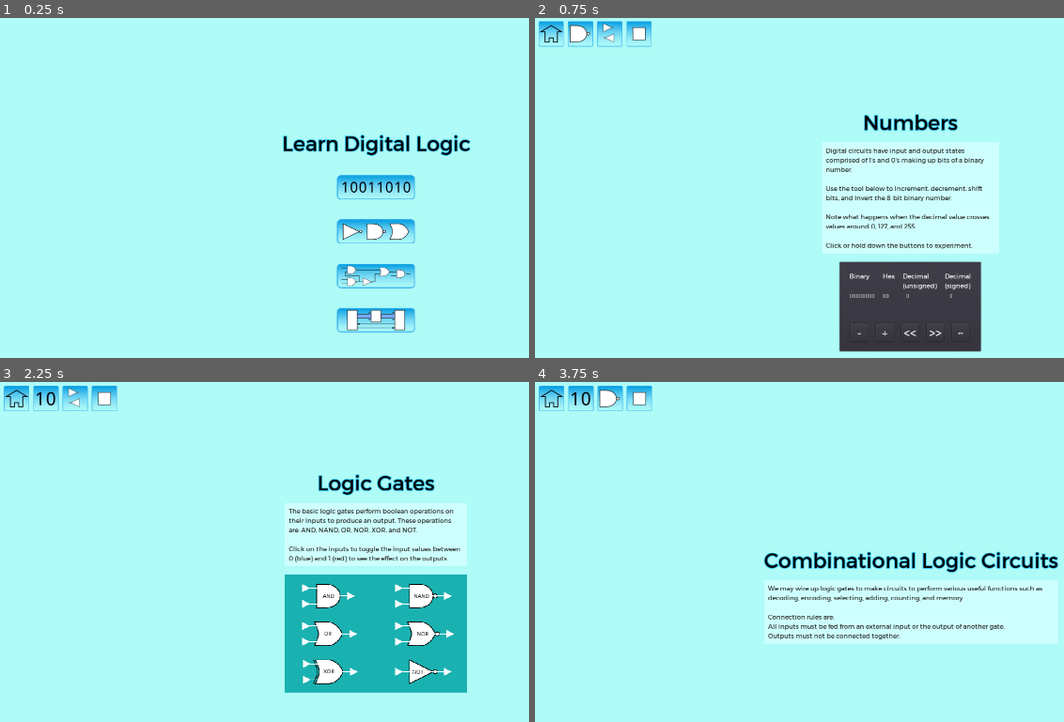
Above: before the commit, frames 1-4 (two rows, left to right).
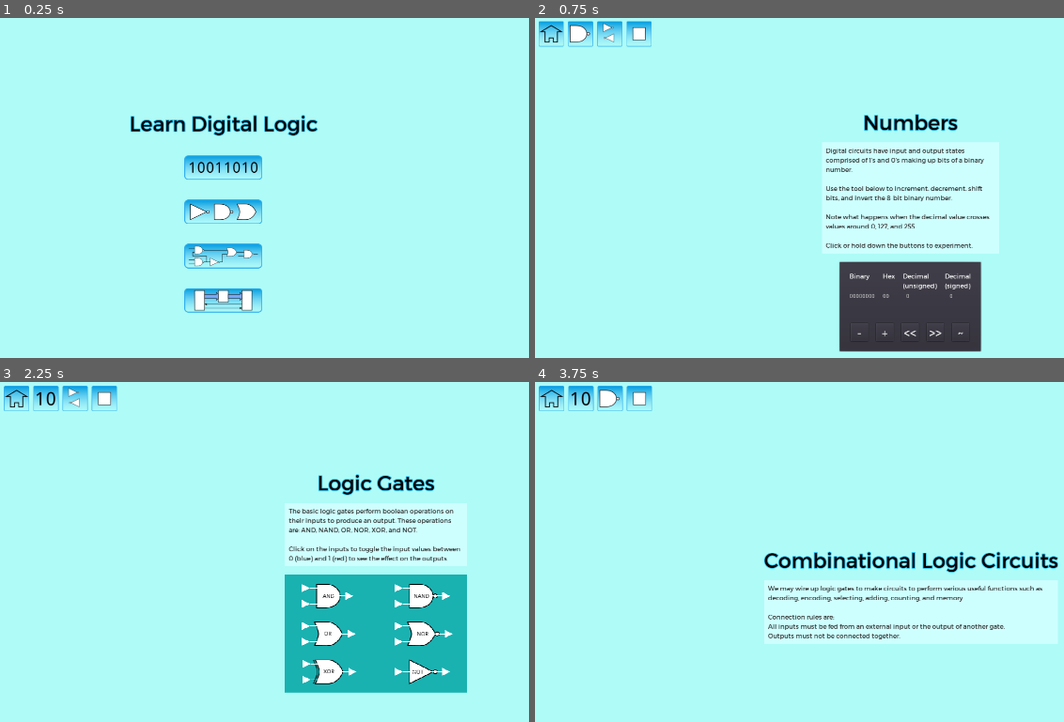
Above: after the commit, the same moments.

Repository: andrew-wilkes/digital-logic
Game: Godot game, scene res://Main.tscn
The game is run twice, just before and just after one commit, with the same random seed, the same clock (stepped at 60 frames per second) and the same inputs.
Inputs (mouse positions are in pixels of both pictures, inside the frame that each line leads up to; where the layout moved, square brackets give the same spot in the first picture):
- Up to frame 1 (0.25 s): no input
- Up to frame 2 (0.75 s): click (757, 167) [910, 188] at 0.5 s
- Up to frame 3 (2.25 s): click (15, 399) at 1.25 s; click (222, 575) [375, 596] at 2 s
- Up to frame 4 (3.75 s): click (550, 399) at 2.75 s; click (757, 620) [910, 640] at 3.5 s

The runs differ from the first frame. In frame 1, 9.2% of the frame differs, in the area x 24-89%, y 28-93%; in frame 2, nothing differs; in frame 3, 0.2%; in frame 4, nothing differs.

Commit message:
Add region around each part

Diff:
--- a/game/Circuit.gd
+++ b/game/Circuit.gd
@@ -26,7 +26,7 @@
 func part_picked(node):
 	# Should receive a duplicate of the node that was clicked
 	set_part_moving(node)
-	add_child(part)
+	$Parts.add_child(part)
 	part.connect("picked", self, "set_part_moving")
 	part.connect("dropped", self, "part_dropped")
 	part.connect("doubleclick", self, "part_delete")
--- a/game/Circuit.tscn
+++ b/game/Circuit.tscn
@@ -11,11 +11,13 @@
 
 [node name="Wires" type="Node2D" parent="."]
 
+[node name="Parts" type="Node2D" parent="."]
+
 [node name="PartsPicker" parent="." instance=ExtResource( 1 )]
 
 [node name="Area2D" type="Area2D" parent="."]
 
 [node name="CollisionShape2D" type="CollisionShape2D" parent="Area2D"]
-position = Vector2( 955, 577 )
+position = Vector2( 966.519, 575.848 )
 shape = SubResource( 1 )
 [connection signal="input_event" from="Area2D" to="." method="_on_Area2D_input_event"]
--- a/game/Main.tscn
+++ b/game/Main.tscn
@@ -10,8 +10,10 @@
 [node name="Main" type="CenterContainer"]
 anchor_right = 1.0
 anchor_bottom = 1.0
-margin_left = 1.10803
-margin_right = 1.10803
+margin_left = -384.774
+margin_top = -49.5311
+margin_right = -384.774
+margin_bottom = -49.531
 script = ExtResource( 1 )
 __meta__ = {
 "_edit_use_anchors_": false
--- a/game/g.gd
+++ b/game/g.gd
@@ -4,7 +4,7 @@
 const COLOR_LOW = Color.blue
 const COLOR_ACTIVE = Color.green
 const COLOR_UNDEFINED = Color.white
-const GRID_SIZE = 16
+const GRID_SIZE = 10
 
 var wire = null
 
--- a/game/parts/Part.gd
+++ b/game/parts/Part.gd
@@ -17,6 +17,13 @@
 var v_spacing
 var color
 var use_state = false
+
+func get_extents():
+	return {
+		"min": $Region.rect_position,
+		"max": $Region.rect_position + $Region.rect_size
+	}
+
 
 func connect_signals():
 	# warning-ignore:return_value_discarded
--- a/game/parts/aAND.tscn
+++ b/game/parts/aAND.tscn
@@ -42,3 +42,13 @@
 
 [node name="CollisionShape2D" type="CollisionShape2D" parent="Area2D"]
 shape = SubResource( 1 )
+
+[node name="Region" type="ReferenceRect" parent="."]
+margin_left = -50.0
+margin_top = -40.0
+margin_right = 40.0
+margin_bottom = 40.0
+mouse_filter = 2
+__meta__ = {
+"_edit_use_anchors_": false
+}
--- a/game/parts/bNAND.tscn
+++ b/game/parts/bNAND.tscn
@@ -42,3 +42,13 @@
 
 [node name="CollisionShape2D" type="CollisionShape2D" parent="Area2D"]
 shape = SubResource( 1 )
+
+[node name="Region" type="ReferenceRect" parent="."]
+margin_left = -50.0
+margin_top = -40.0
+margin_right = 50.0
+margin_bottom = 40.0
+mouse_filter = 2
+__meta__ = {
+"_edit_use_anchors_": false
+}
--- a/game/parts/cOR.tscn
+++ b/game/parts/cOR.tscn
@@ -44,3 +44,13 @@
 [node name="CollisionShape2D" type="CollisionShape2D" parent="Area2D"]
 position = Vector2( 3, 0 )
 shape = SubResource( 1 )
+
+[node name="Region" type="ReferenceRect" parent="."]
+margin_left = -50.0
+margin_top = -40.0
+margin_right = 50.0
+margin_bottom = 40.0
+mouse_filter = 2
+__meta__ = {
+"_edit_use_anchors_": false
+}
--- a/game/parts/dNOR.tscn
+++ b/game/parts/dNOR.tscn
@@ -43,3 +43,13 @@
 [node name="CollisionShape2D" type="CollisionShape2D" parent="Area2D"]
 position = Vector2( 3, 0 )
 shape = SubResource( 1 )
+
+[node name="Region" type="ReferenceRect" parent="."]
+margin_left = -50.0
+margin_top = -40.0
+margin_right = 60.0
+margin_bottom = 40.0
+mouse_filter = 2
+__meta__ = {
+"_edit_use_anchors_": false
+}
--- a/game/parts/eNOT.tscn
+++ b/game/parts/eNOT.tscn
@@ -39,3 +39,13 @@
 
 [node name="CollisionShape2D" type="CollisionShape2D" parent="Area2D"]
 shape = SubResource( 1 )
+
+[node name="Region" type="ReferenceRect" parent="."]
+margin_left = -50.0
+margin_top = -40.0
+margin_right = 50.0
+margin_bottom = 40.0
+mouse_filter = 2
+__meta__ = {
+"_edit_use_anchors_": false
+}
--- a/game/parts/fXOR.tscn
+++ b/game/parts/fXOR.tscn
@@ -43,3 +43,13 @@
 [node name="CollisionShape2D" type="CollisionShape2D" parent="Area2D"]
 position = Vector2( 5, 0 )
 shape = SubResource( 1 )
+
+[node name="Region" type="ReferenceRect" parent="."]
+margin_left = -50.0
+margin_top = -40.0
+margin_right = 50.0
+margin_bottom = 40.0
+mouse_filter = 2
+__meta__ = {
+"_edit_use_anchors_": false
+}
--- a/game/parts/zInput.tscn
+++ b/game/parts/zInput.tscn
@@ -5,19 +5,20 @@
 [ext_resource path="res://parts/misc/Pin.tscn" type="PackedScene" id=3]
 
 [sub_resource type="RectangleShape2D" id=1]
-extents = Vector2( 20.2484, 10.1183 )
+extents = Vector2( 22, 10.118 )
 
 [node name="Input" type="Node2D"]
 script = ExtResource( 1 )
 
 [node name="Symbol" type="Line2D" parent="."]
-position = Vector2( -16, 0 )
+position = Vector2( -15, 0 )
+scale = Vector2( 1.08333, 1 )
 points = PoolVector2Array( 0, 0, 32, 0 )
 width = 2.0
 default_color = Color( 1, 1, 1, 1 )
 
 [node name="Sprite" type="Sprite" parent="Symbol"]
-position = Vector2( -9.0344, 0 )
+position = Vector2( -10, 0 )
 texture = ExtResource( 2 )
 
 [node name="Area2D" type="Area2D" parent="."]
@@ -29,4 +30,14 @@
 [node name="Inputs" type="Node2D" parent="."]
 
 [node name="Q" parent="." instance=ExtResource( 3 )]
-position = Vector2( 16, 0 )
+position = Vector2( 20, 0 )
+
+[node name="Region" type="ReferenceRect" parent="."]
+margin_left = -50.0
+margin_top = -20.0
+margin_right = 30.0
+margin_bottom = 20.0
+mouse_filter = 2
+__meta__ = {
+"_edit_use_anchors_": false
+}
--- a/game/parts/zOutput.tscn
+++ b/game/parts/zOutput.tscn
@@ -11,7 +11,7 @@
 script = ExtResource( 1 )
 
 [node name="Symbol" type="Line2D" parent="."]
-position = Vector2( -16, 0 )
+position = Vector2( -20, 0 )
 points = PoolVector2Array( 0, 0, 32, 0 )
 width = 2.0
 default_color = Color( 1, 1, 1, 1 )
@@ -24,11 +24,21 @@
 [node name="Inputs" type="Node2D" parent="."]
 
 [node name="A" parent="Inputs" instance=ExtResource( 3 )]
-position = Vector2( -16, 0 )
+position = Vector2( -20, 0 )
 
 [node name="Area2D" type="Area2D" parent="."]
-position = Vector2( -16, 0 )
+position = Vector2( -20, 0 )
 
 [node name="CollisionShape2D" type="CollisionShape2D" parent="Area2D"]
 position = Vector2( 30.6251, 0 )
 shape = SubResource( 1 )
+
+[node name="Region" type="ReferenceRect" parent="."]
+margin_left = -30.0
+margin_top = -20.0
+margin_right = 50.0
+margin_bottom = 20.0
+mouse_filter = 2
+__meta__ = {
+"_edit_use_anchors_": false
+}
